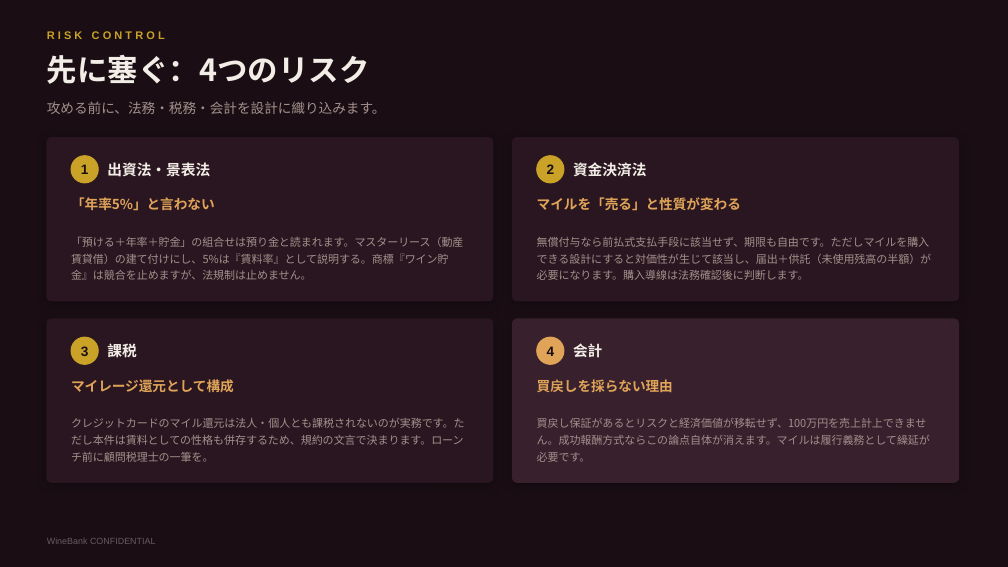
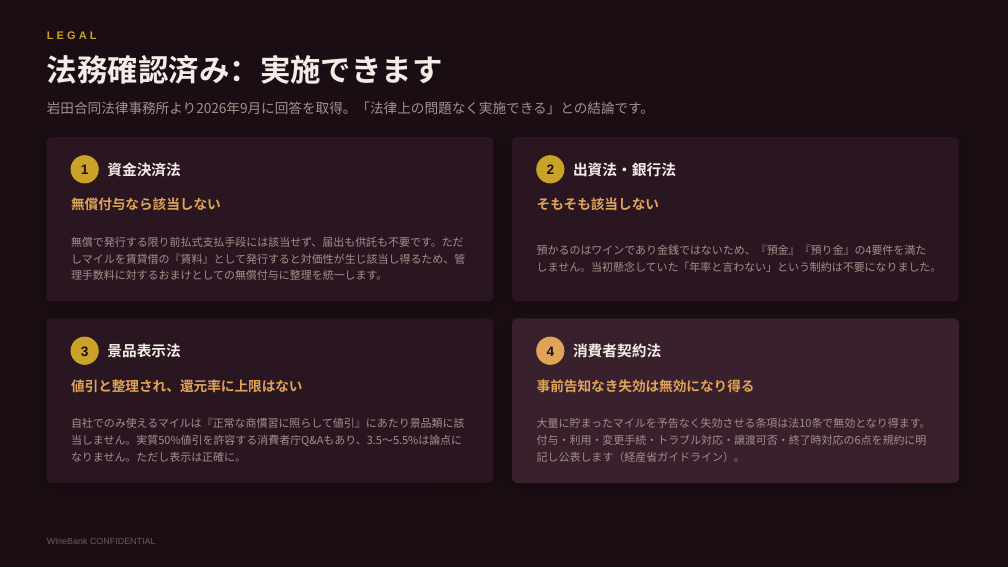
Before and after one commit to nakano-winebank/wine-auction, a slide deck: slide 23 of 提案資料/WineBank_ワインマイル経済圏構想.pptx. Drawn at 1008x567 pixels with LibreOffice and Linux fonts; fonts in the diff are those of the drawing. Boxes give left, top, right and bottom in pixels: in the first picture for what was removed or moved away, otherwise in the second. Text is boxed around its words. In the diff, an @@ line names an element or a change of style, - is before the commit and + after.

```diff
--- a/提案資料/WineBank_ワインマイル経済圏構想.pptx
+++ b/提案資料/WineBank_ワインマイル経済圏構想.pptx
@@ text at box(47, 31, 97, 39): text changed @@
-RISK CONTROL
+LEGAL
@@ text at box(47, 55, 443, 84): text changed @@
-先に塞ぐ：4つのリスク
+法務確認済み：実施できます
@@ text at box(47, 101, 654, 114): text changed @@
-攻める前に、法務・税務・会計を設計に織り込みます。
+岩田合同法律事務所より2026年9月に回答を取得。「法律上の問題なく実施できる」との結論です。
@@ text at box(107, 162, 181, 176): text changed @@
-出資法・景表法
+資金決済法
@@ text at box(573, 162, 676, 177): text changed @@
-資金決済法
+出資法・銀行法
@@ text at box(71, 197, 221, 211): text changed @@
-「年率5%」と言わない
+無償付与なら該当しない
@@ text at box(537, 197, 659, 210): text changed @@
-マイルを「売る」と性質が変わる
+そもそも該当しない
@@ text at box(71, 237, 465, 280): text changed @@
-「預ける＋年率＋貯金」の組合せは預り金と読まれます。マスターリース（動産賃貸借）の建て付けにし、5%は『賃料率』として説明する。商標『ワイン貯金』は競合を止めますが、法規制は止めません。
+無償で発行する限り前払式支払手段には該当せず、届出も供託も不要です。ただしマイルを賃貸借の『賃料』として発行すると対価性が生じ該当し得るため、管理手数料に対するおまけとしての無償付与に整理を統一します。
@@ text at box(537, 245, 942, 272): text changed @@
-無償付与なら前払式支払手段に該当せず、期限も自由です。ただしマイルを購入できる設計にすると対価性が生じて該当し、届出＋供託（未使用残高の半額）が必要になります。購入導線は法務確認後に判断します。
+預かるのはワインであり金銭ではないため、『預金』『預り金』の4要件を満たしません。当初懸念していた「年率と言わない」という制約は不要になりました。
@@ text at box(107, 343, 181, 358): text changed @@
-課税
+景品表示法
@@ text at box(573, 343, 661, 357): text changed @@
-会計
+消費者契約法
@@ text at box(71, 379, 303, 393): text changed @@
-マイレージ還元として構成
+値引と整理され、還元率に上限はない
@@ text at box(537, 379, 755, 392): text changed @@
-買戻しを採らない理由
+事前告知なき失効は無効になり得る
@@ text at box(71, 418, 465, 462): text changed @@
-クレジットカードのマイル還元は法人・個人とも課税されないのが実務です。ただし本件は賃料としての性格も併存するため、規約の文言で決まります。ローンチ前に顧問税理士の一筆を。
+自社でのみ使えるマイルは『正常な商慣習に照らして値引』にあたり景品類に該当しません。実質50%値引を許容する消費者庁Q&Aもあり、3.5〜5.5%は論点になりません。ただし表示は正確に。
@@ text at box(537, 418, 931, 462): text changed @@
-買戻し保証があるとリスクと経済価値が移転せず、100万円を売上計上できません。成功報酬方式ならこの論点自体が消えます。マイルは履行義務として繰延が必要です。
+大量に貯まったマイルを予告なく失効させる条項は法10条で無効となり得ます。付与・利用・変更手続・トラブル対応・譲渡可否・終了時対応の6点を規約に明記し公表します（経産省ガイドライン）。
```
Also in this commit, not shown: 4 other slides changed, 4 other files.
